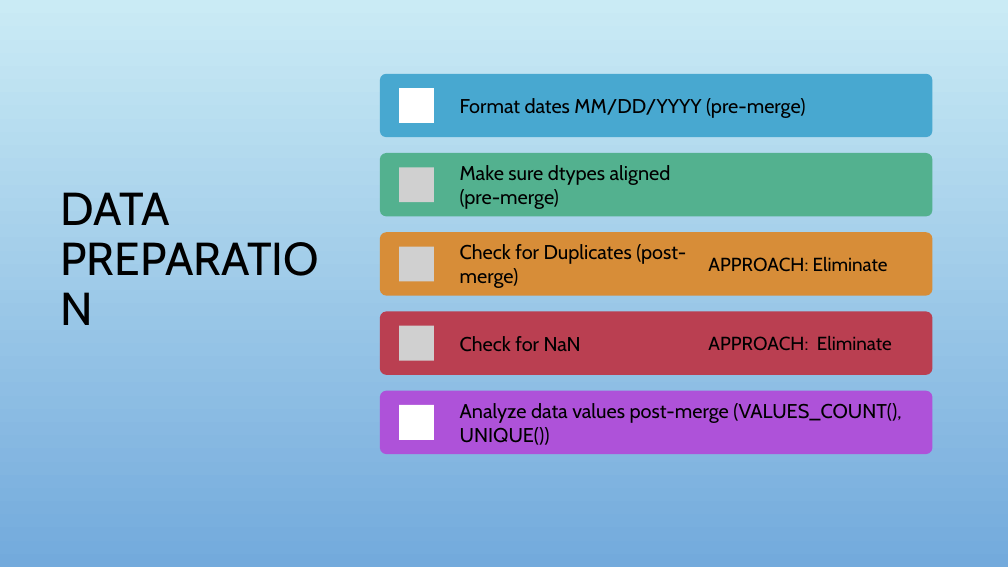
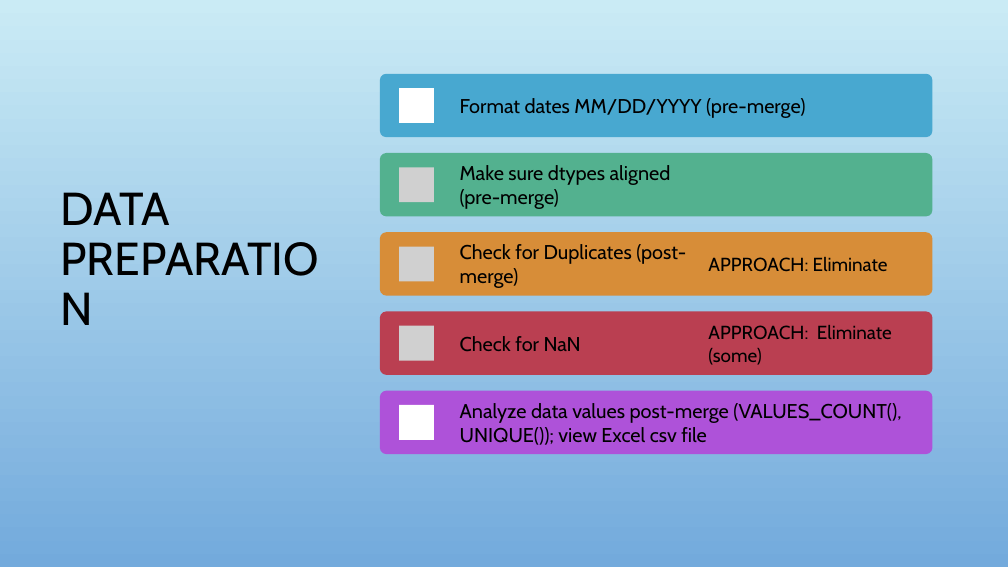
Before and after one commit to bloom4cats/Data-Analytics-2019-Group-4-v2, a slide deck: slide 7 of docs/Team 4 Lab 1.pptx (slide 8 before the commit). Drawn at 1008x567 pixels with LibreOffice and Linux fonts; fonts in the diff are those of the drawing; grey boxes stand for pictures; background and template pictures are left out. Boxes give left, top, right and bottom in pixels: in the first picture for what was removed or moved away, otherwise in the second. Text is boxed around its words. In the diff, an @@ line names an element or a change of style, - is before the commit and + after.

```diff
--- a/docs/Team 4 Lab 1.pptx
+++ b/docs/Team 4 Lab 1.pptx
@@ text at (708, 325, 892, 365): text changed @@
-APPROACH: Eliminate
+APPROACH: Eliminate (some)
@@ text at (460, 403, 901, 445): text changed @@
-Analyze data values post-merge (VALUES_COUNT(), UNIQUE())
+Analyze data values post-merge (VALUES_COUNT(), UNIQUE()); view Excel csv file
```
Also in this commit, not shown: 5 other slides changed, 4 slides added, 3 slides removed.
